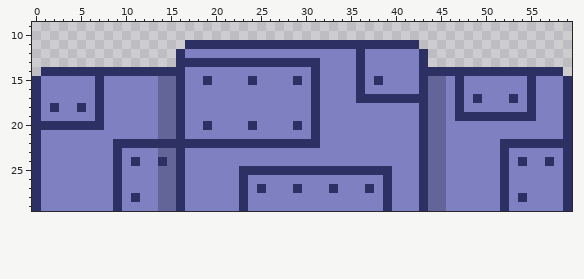
Pixel-art file: Mobile Game/Assets/Sprites/hudBackground.aseprite. Above, as it was before the edit.
60x30 pixels, 1 frame. Shown: x 0..59, y 9..29.
The same view after the edit:
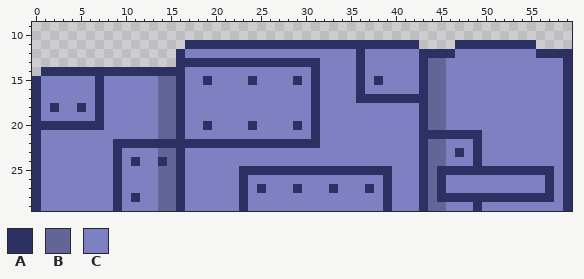
Palette (. is transparent): A #2d3062  B #636599  C #7e80c2
The edit:
y 11: x 47..55 ......... -> AAAAAAAAA
y 12: x 44..59 ................ -> AAACCCCCCCCCAAAA
y 13: x 44..59 ................ -> BBCCCCCCCCCCCCCA
y 14: x 44..59 AAAAAAAAAAAAAAA. -> BBCCCCCCCCCCCCCA
y 15..16: x 47 A -> C; x 55 A -> C
y 17: x 47 A -> C; x 49 A -> C; x 53 A -> C; x 55 A -> C
y 18: x 47 A -> C; x 55 A -> C
y 19: x 47..55 AAAAAAAAA -> CCCCCCCCC
y 21: x 44..49 BBCCCC -> AAAAAA
y 22: x 49 C -> A; x 52..58 AAAAAAA -> CCCCCCC
y 23: x 47 C -> A; x 49 C -> A; x 52 A -> C
y 24: x 49 C -> A; x 52 A -> C; x 54 A -> C; x 57 A -> C
y 25: x 45..51 BCCCCCC -> AAAAAAA; x 53..57 CCCCC -> AAAAA
y 26..27: x 45 B -> A; x 52 A -> C; x 57 C -> A
y 28: x 45..51 BCCCCCC -> AAAAAAA; x 53 C -> A; x 55..57 CCC -> AAA
y 29: x 49 C -> A; x 52 A -> C
Where, in picture pixels (left, top, right, bottom), the same in both pictures:
changed: (428, 40, 572, 211)
